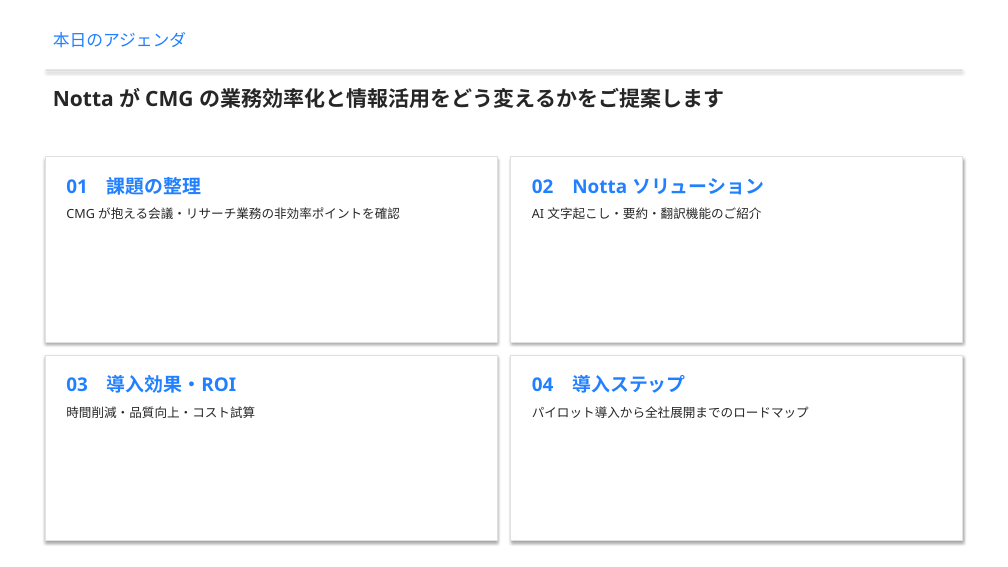
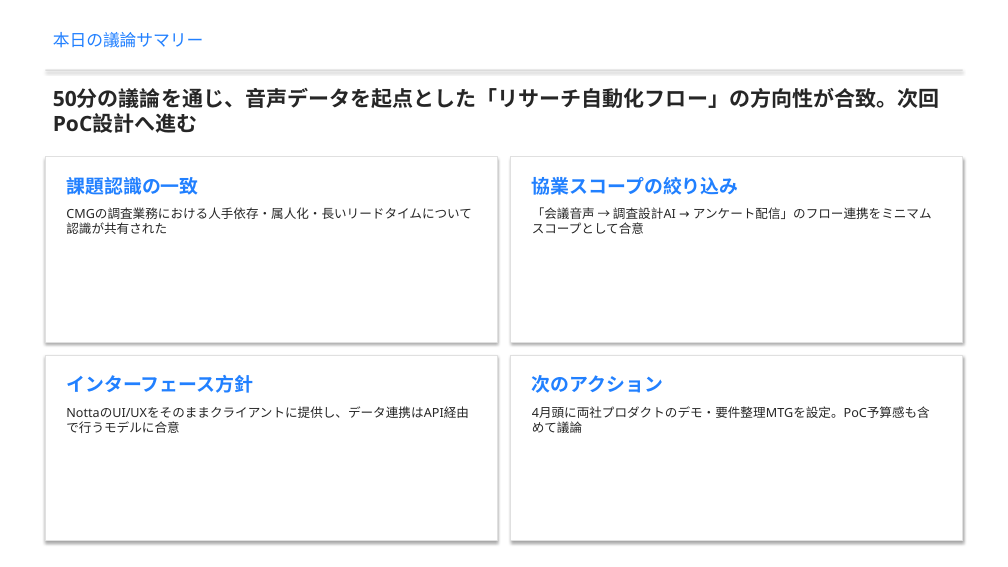
Before and after one commit to hideakikawano-beep/pptCreate, a slide deck: slide 2 of cross_marketing_notta_presentation.pptx. Drawn at 1008x567 pixels with LibreOffice and Linux fonts; fonts in the diff are those of the drawing. Boxes give left, top, right and bottom in pixels: in the first picture for what was removed or moved away, otherwise in the second. Text is boxed around its words. In the diff, an @@ line names an element or a change of style, - is before the commit and + after.

```diff
--- a/cross_marketing_notta_presentation.pptx
+++ b/cross_marketing_notta_presentation.pptx
@@ text at <box>53,32,204,48</box>: text changed @@
-本日のアジェンダ
+本日の議論サマリー
@@ text at <box>53,88,940,133</box>: text changed @@
-Notta が CMG の業務効率化と情報活用をどう変えるかをご提案します
+50分の議論を通じ、音声データを起点とした「リサーチ自動化フロー」の方向性が合致。次回PoC設計へ進む
@@ text at <box>66,177,198,195</box>: text changed @@
-01 課題の整理
+課題認識の一致
@@ text at <box>532,177,739,195</box>: text changed @@
-02 Notta ソリューション
+協業スコープの絞り込み
@@ text at <box>66,207,472,234</box>: text changed @@
-CMG が抱える会議・リサーチ業務の非効率ポイントを確認
+CMGの調査業務における人手依存・属人化・長いリードタイムについて認識が共有された
@@ text at <box>532,207,932,234</box>: text changed @@
-AI 文字起こし・要約・翻訳機能のご紹介
+「会議音声 → 調査設計AI → アンケート配信」のフロー連携をミニマムスコープとして合意
@@ text at <box>66,375,253,393</box>: text changed @@
-03 導入効果・ROI
+インターフェース方針
@@ text at <box>532,375,663,393</box>: text changed @@
-04 導入ステップ
+次のアクション
@@ text at <box>66,406,469,418</box>: text changed @@
-時間削減・品質向上・コスト試算
+NottaのUI/UXをそのままクライアントに提供し、データ連携はAPI経由で行うモデルに合意
@@ text at <box>532,406,930,418</box>: text changed @@
-パイロット導入から全社展開までのロードマップ
+4月頭に両社プロダクトのデモ・要件整理MTGを設定。PoC予算感も含めて議論
```
Also in this commit, not shown: 5 other slides changed, 5 slides added, 4 slides removed, 1 other file.
